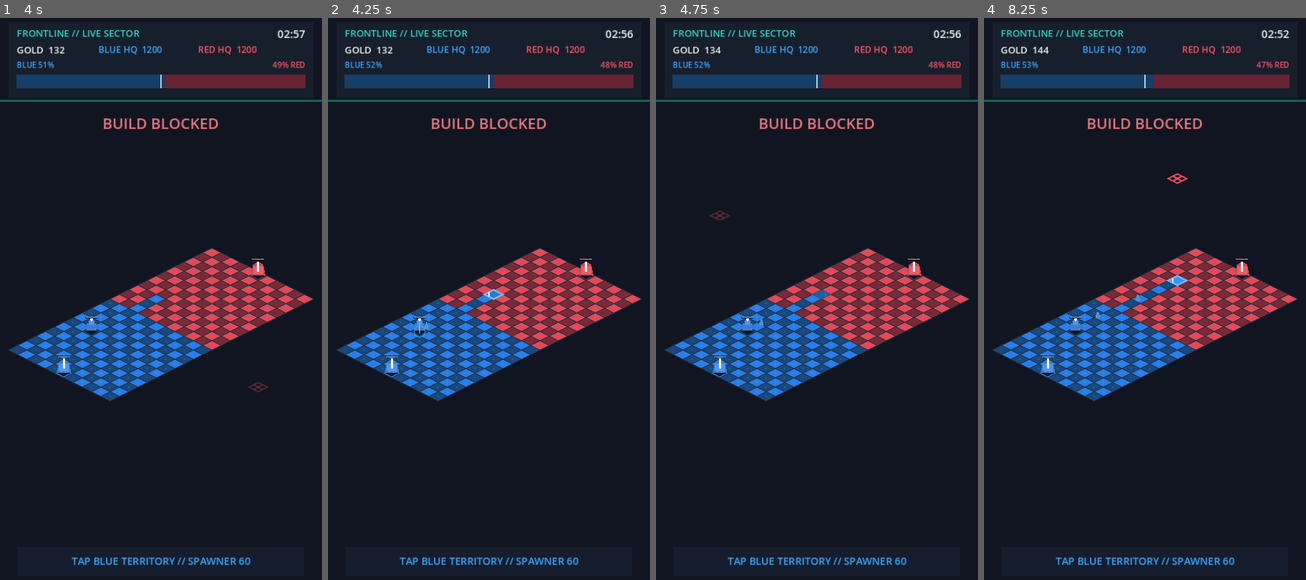
Above: before the commit, frames 1-4 (left to right).
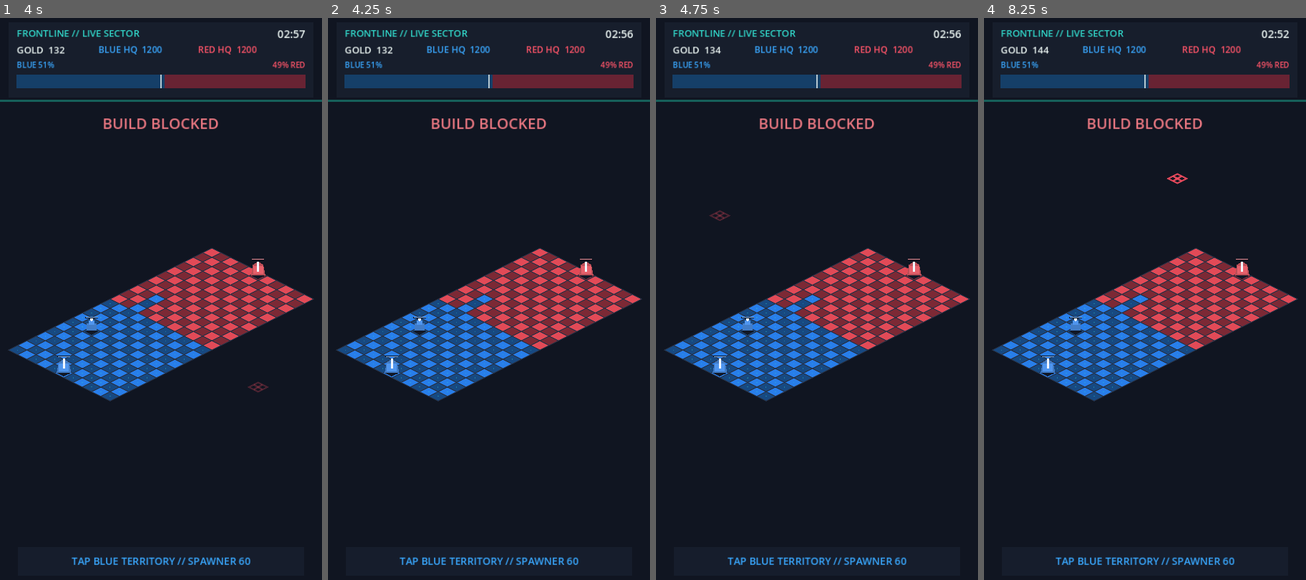
Above: after the commit, the same moments.

Repository: jinhoofkepco/Godottest1
Game: Godot game, scene res://scenes/main.tscn
Same seed, same stepped clock (60 frames per second), same inputs: the game is played once before the commit and once after it.
Inputs (mouse positions are in pixels of both pictures, inside the frame that each line leads up to):
- Up to frame 1 (4 s): move the mouse to (231, 270) at 0.52 s; click (231, 270) at 0.67 s; tap Enter at 1.25 s; move the mouse to (96, 332) at 1.27 s; click (96, 332) at 1.42 s; move the mouse to (193, 175) at 2.02 s; click (193, 175) at 2.17 s; move the mouse to (144, 417) at 2.77 s; click (144, 417) at 2.92 s; tap Space at 3.5 s; move the mouse to (257, 388) at 3.52 s; click (257, 388) at 3.67 s
- Up to frame 2 (4.25 s): no input
- Up to frame 3 (4.75 s): move the mouse to (720, 214) at 4.27 s; click (720, 214) at 4.42 s
- Up to frame 4 (8.25 s): move the mouse to (1161, 304) at 5.02 s; click (1161, 304) at 5.17 s; move the mouse to (1096, 158) at 5.77 s; click (1096, 158) at 5.92 s; tap Enter at 6.5 s; move the mouse to (1215, 270) at 6.52 s; click (1215, 270) at 6.67 s; move the mouse to (1080, 332) at 7.27 s; click (1080, 332) at 7.42 s; move the mouse to (1177, 175) at 8.02 s; click (1177, 175) at 8.17 s

Frame 1 is identical in both runs. In frame 2, 0.1% of the frame differs, in the area x 13-88%, y 7-57%; in frame 3, less than 0.1%; in frame 4, 0.3%, in the area x 13-88%, y 7-54%.

Commit message:
test: lock two-minute frontline balance paths

Diff:
--- a/scripts/game_config.gd
+++ b/scripts/game_config.gd
@@ -26,7 +26,7 @@
 const UNIT_MAX_HP := 48.0
 const UNIT_SPEED := 1.45
 const UNIT_ATTACK_RANGE := 0.72
-const UNIT_ATTACK_DAMAGE := 10.0
+const UNIT_ATTACK_DAMAGE := 1.4
 const UNIT_ATTACK_INTERVAL := 0.65
 const UNIT_DETECT_RANGE := 2.5
 const UNIT_SEPARATION_RADIUS := 0.35
@@ -38,7 +38,7 @@
 const UNIT_LUNGE_DURATION := 0.14
 const UNIT_LUNGE_DISTANCE := 0.18
 const SPAWNER_MAX_HP := 240.0
-const SPAWNER_PRODUCTION_INTERVAL := 2.6
+const SPAWNER_PRODUCTION_INTERVAL := 11.5
 const HQ_MAX_HP := 1200.0
 
 const COLOR_BACKGROUND := Color("101521")
--- a/tests/test_rules.gd
+++ b/tests/test_rules.gd
@@ -244,20 +244,41 @@
 
 func _test_balance_paths() -> void:
 	var passive_simulation = _new_simulation()
-	_run_complete_match(passive_simulation)
+	var passive_elapsed := _run_complete_match(passive_simulation)
 	_expect(passive_simulation.result == "DEFEAT", "building no blue spawner lets red AI win")
 	var active_simulation = _new_simulation()
-	_expect(active_simulation.try_build_spawner(active_simulation.TEAM_ALLY, Vector2i(5, 18)), "balance fixture builds a central blue spawner")
-	_run_complete_match(active_simulation)
-	_expect(active_simulation.result == "VICTORY", "central blue spawner can push through and win")
-
-
-func _run_complete_match(simulation) -> void:
+	for column in [3, 5, 7]:
+		_expect(active_simulation.try_build_spawner(active_simulation.TEAM_ALLY, Vector2i(column, 18)), "balance fixture spends starting gold on three blue spawners")
+	var active_elapsed := _run_complete_match(active_simulation)
+	_expect(active_simulation.result == "VICTORY", "three starting blue spawners can push through and win")
+	_expect(passive_elapsed >= 120.0 and passive_elapsed <= 180.1, "unopposed red advance remains a two-to-three minute match (%.1fs)" % passive_elapsed)
+	_expect(active_elapsed >= 120.0 and active_elapsed <= 180.1, "reinforced blue victory remains a two-to-three minute match (%.1fs)" % active_elapsed)
+	print("BALANCE PATHS: no_spawner=%.1fs %s blue_share=%.2f blue_hq=%.0f three_spawners=%.1fs %s blue_share=%.2f red_hq=%.0f" % [
+		passive_elapsed,
+		passive_simulation.result,
+		passive_simulation.get_occupancy(passive_simulation.TEAM_ALLY),
+		_building_hp(passive_simulation, passive_simulation.ally_hq_id),
+		active_elapsed,
+		active_simulation.result,
+		active_simulation.get_occupancy(active_simulation.TEAM_ALLY),
+		_building_hp(active_simulation, active_simulation.enemy_hq_id),
+	])
+
+
+func _run_complete_match(simulation) -> float:
 	var fixed_delta := 1.0 / 30.0
 	for step in int(181.0 / fixed_delta):
 		if simulation.result != "":
-			return
+			return simulation.config.MATCH_DURATION - simulation.time_remaining
 		simulation.tick(fixed_delta)
+	return simulation.config.MATCH_DURATION - simulation.time_remaining
+
+
+func _building_hp(simulation, building_id: int) -> float:
+	for building in simulation.buildings:
+		if int(building.id) == building_id:
+			return float(building.hp)
+	return 0.0
 
 
 func _test_bucket_search_scale() -> void:
